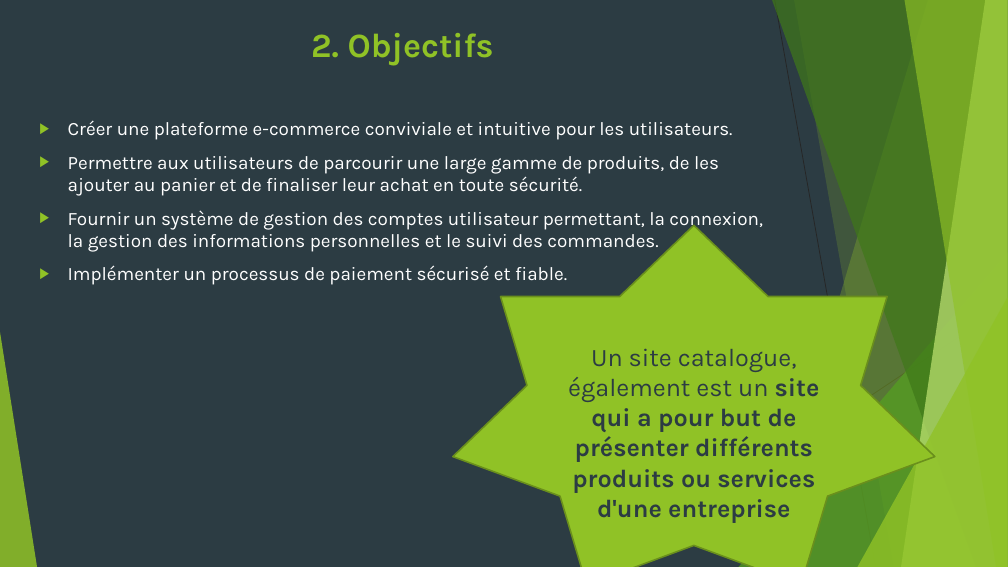
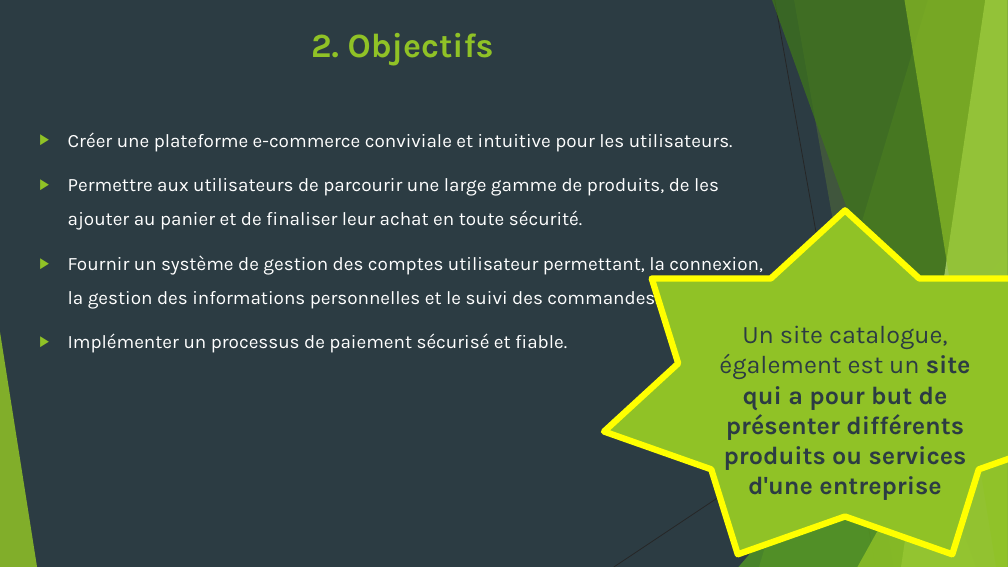
Before and after one commit to GenNelem/CEFOD-Stage, a slide deck: slide 4 of zamanna presentation.pptx (slide 3 before the commit). Drawn at 1008x567 pixels with LibreOffice and Linux fonts; fonts in the diff are those of the drawing. Boxes give left, top, right and bottom in pixels: in the first picture for what was removed or moved away, otherwise in the second. Text is boxed around its words. In the diff, an @@ line names an element or a change of style, - is before the commit and + after.

```diff
--- a/zamanna presentation.pptx
+++ b/zamanna presentation.pptx
@@ text "Créer une plateforme e-commerce conviviale ..." at (x1=68, y1=132, x2=763, y2=353): line spacing 1 to 1.5 @@
@@ star "Un site catalogue, également est ..." resized from (x1=453, y1=225, x2=935, y2=567) to (x1=604, y1=210, x2=1008, y2=554) @@
@@ star "Un site catalogue, également est ..." at (x1=604, y1=210, x2=1008, y2=554): outline #6B901C 1.5 pt to #FFFF00 6 pt @@
```
Also in this commit, not shown: 2 other slides changed, 1 slide added, 3 other files.
